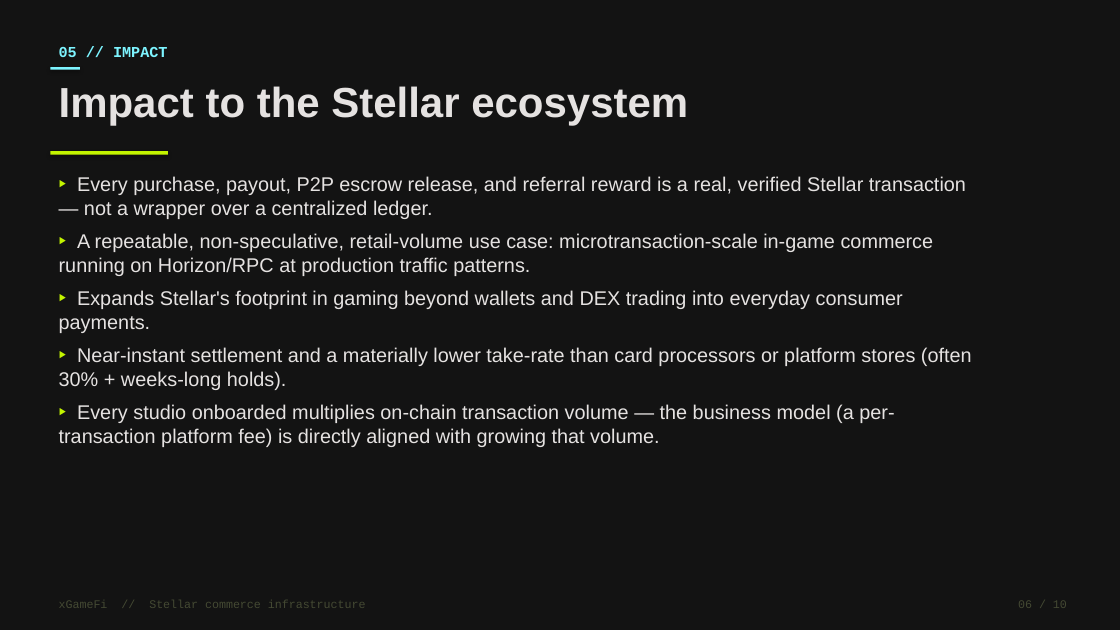
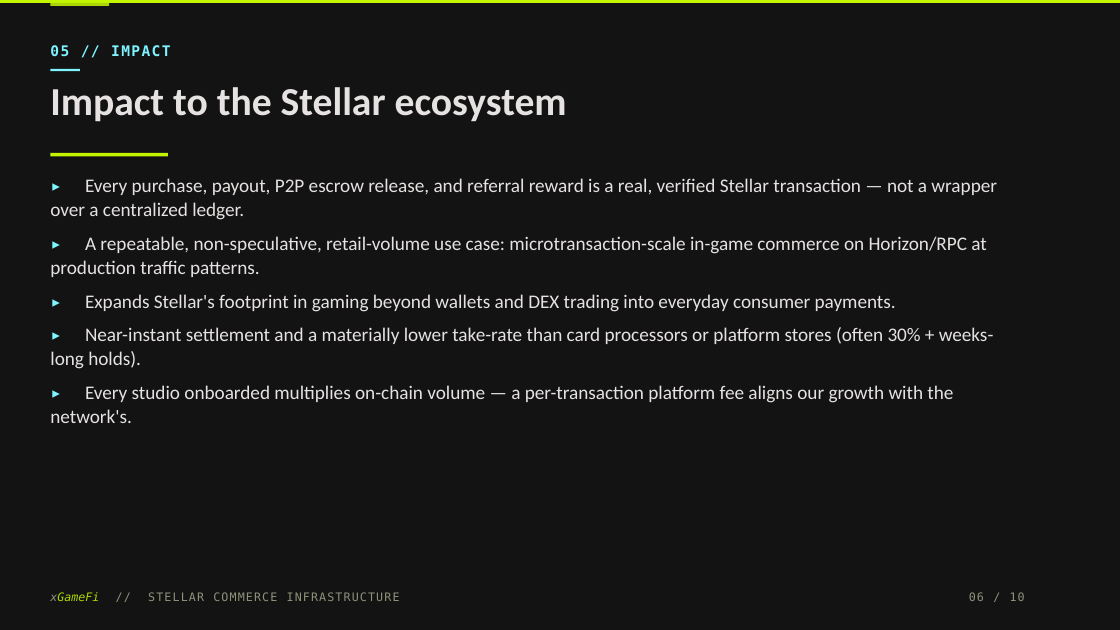
Before and after one commit to christian-manalang/xgamefi, a slide deck: slide 6 of docs/pitch-deck-v3.pptx. Drawn at 1120x630 pixels with LibreOffice and Linux fonts; fonts in the diff are those of the drawing. Boxes give left, top, right and bottom in pixels: in the first picture for what was removed or moved away, otherwise in the second. Text is boxed around its words. In the diff, an @@ line names an element or a change of style, - is before the commit and + after.

```diff
--- a/docs/pitch-deck-v3.pptx
+++ b/docs/pitch-deck-v3.pptx
@@ rectangle added at (0, 0, 1120, 3), fill #C3F400 @@
@@ rectangle added at (50, 3, 109, 5), fill #ABD600 @@
@@ text "05 // IMPACT" at (50, 45, 170, 57): size 13 to 12.5 pt, font Courier New to DejaVu Sans Mono, letter spacing 0 to 1.2 pt @@
@@ text "Impact to the Stellar ecosystem" at (50, 87, 567, 122): size 36 to 34 pt, font Arial to Calibri @@
@@ rectangle at (50, 69, 80, 71): shadow off @@
@@ text at (50, 178, 997, 423): text changed; size 17 to 16.5 pt; font Arial to Calibri @@
-‣ Every purchase, payout, P2P escrow release, and referral reward is a real, verified Stellar transaction — not a wrapper over a centralized ledger.
-‣ A repeatable, non-speculative, retail-volume use case: microtransaction-scale in-game commerce running on Horizon/RPC at production traffic patterns.
-‣ Expands Stellar's footprint in gaming beyond wallets and DEX trading into everyday consumer payments.
-‣ Near-instant settlement and a materially lower take-rate than card processors or platform stores (often 30% + weeks-long holds).
-‣ Every studio onboarded multiplies on-chain transaction volume — the business model (a per-transaction platform fee) is directly aligned with growing that volume.
+▸ Every purchase, payout, P2P escrow release, and referral reward is a real, verified Stellar transaction — not a wrapper over a centralized ledger.
+▸ A repeatable, non-speculative, retail-volume use case: microtransaction-scale in-game commerce on Horizon/RPC at production traffic patterns.
+▸ Expands Stellar's footprint in gaming beyond wallets and DEX trading into everyday consumer payments.
+▸ Near-instant settlement and a materially lower take-rate than card processors or platform stores (often 30% + weeks-long holds).
+▸ Every studio onboarded multiplies on-chain volume — a per-transaction platform fee aligns our growth with the network's.
@@ rectangle at (50, 153, 168, 156): shadow off @@
@@ text at (50, 592, 400, 601): text changed; font Courier New to DejaVu Sans Mono; text colour #444933 to #8E9379 @@
-xGameFi // Stellar commerce infrastructure
+xGameFi // STELLAR COMMERCE INFRASTRUCTURE
@@ text "06 / 10": place and size @@
-text "06 / 10" at (1018, 600, 1067, 608)
+text "06 / 10" at (969, 592, 1025, 601)
@@ text "06 / 10" at (969, 592, 1025, 601): font Courier New to DejaVu Sans Mono, text colour #444933 to #8E9379, letter spacing 0 to 1 pt @@
```
Also in this commit, not shown: 9 other slides changed.
